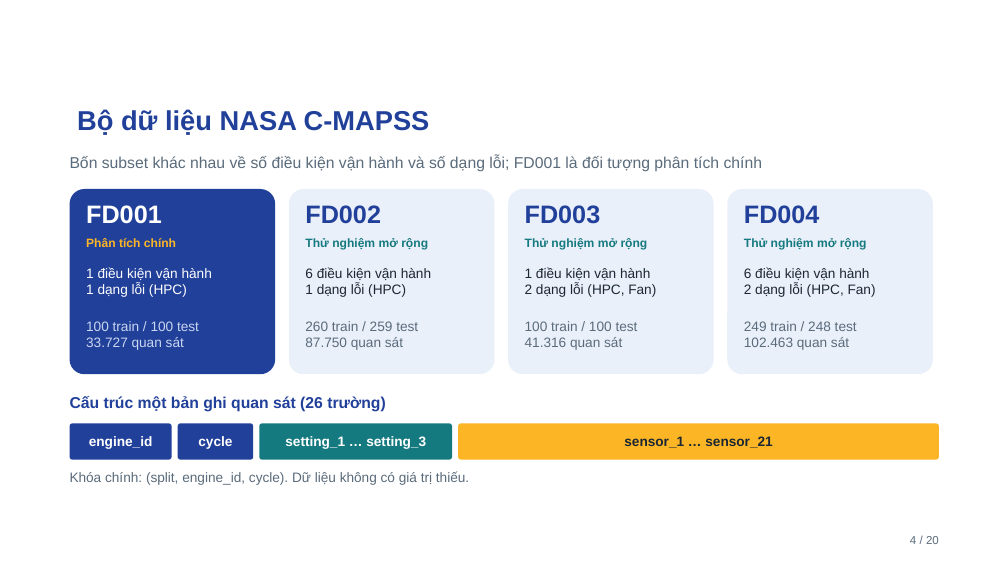
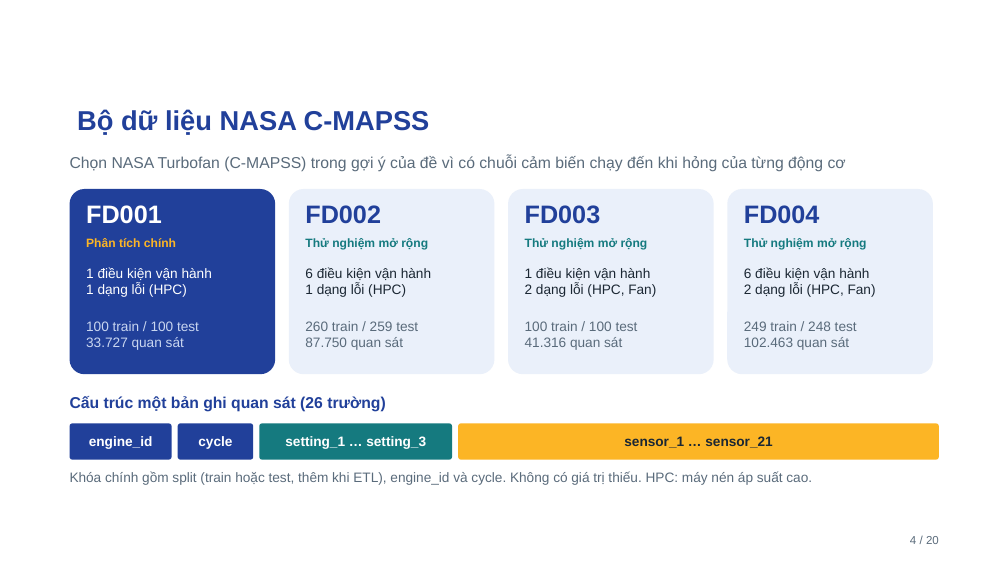
Before and after one commit to ti014/tinasa-cmapss-rul-prediction, a slide deck: slide 4 of slides/cmapss_fd001_presentation.pptx. Drawn at 1008x567 pixels with LibreOffice and Linux fonts; fonts in the diff are those of the drawing; background and template pictures are left out. Boxes give left, top, right and bottom in pixels: in the first picture for what was removed or moved away, otherwise in the second. Text is boxed around its words. In the diff, an @@ line names an element or a change of style, - is before the commit and + after.

```diff
--- a/slides/cmapss_fd001_presentation.pptx
+++ b/slides/cmapss_fd001_presentation.pptx
@@ text at bbox=[70, 155, 846, 172]: text changed @@
-Bốn subset khác nhau về số điều kiện vận hành và số dạng lỗi; FD001 là đối tượng phân tích chính
+Chọn NASA Turbofan (C-MAPSS) trong gợi ý của đề vì có chuỗi cảm biến chạy đến khi hỏng của từng động cơ
@@ text at bbox=[70, 471, 812, 485]: text changed @@
-Khóa chính: (split, engine_id, cycle). Dữ liệu không có giá trị thiếu.
+Khóa chính gồm split (train hoặc test, thêm khi ETL), engine_id và cycle. Không có giá trị thiếu. HPC: máy nén áp suất cao.
```
Also in this commit, not shown: 18 other slides changed, 32 other files.
